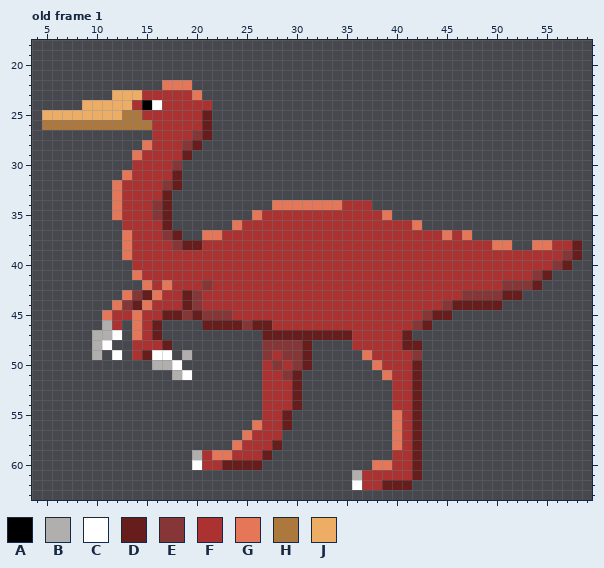
File history of a pixel-art file, Art/Raw Files/Quarksadonis-0052.aseprite. Above is the file before it was changed.
64x64 pixels, 1 frame. Shown: old frame 1: x 4..59, y 18..63. The commit also changed other frames, which this record leaves out.
Palette (. is transparent): A #000000  B #b1aeae  C #ffffff  D #681d1d  E #863636  F #ac3232  G #e57658  H #ad783d  J #eead64
Pixels before, old frame 1 (only the part around the change), first column x 4:
18 ........................................................
19 ........................................................
20 ........................................................
21 ........................................................
22 .............GGG........................................
23 ........JJJFFFFFG.......................................
24 .....JJJJJFACFFFFF......................................
25 .JJJJJJJJHHFFFFFFD......................................
26 .HHHHHHHHHHHFFFFFD......................................
27 ............FFFFED......................................
28 ...........GFFFED.......................................
29 ..........GFFFFD........................................
30 ..........FFFFE.........................................
31 .........GFFFFD.........................................
32 ........GFFFFED.........................................
33 ........GFFFFD..........................................
34 ........GFFFED..........GGGGGGGFFF......................
35 ........GFFFED........GFFFFFFFFFFFFG....................
36 .........FFFFD......GFFFFFFFFFFFFFFFFFG.................
37 .........GFFFED..GGFFFFFFFFFFFFFFFFFFFFFFGFG............
38 .........GFFFFEDDFFFFFFFFFFFFFFFFFFFFFFFFFFFFFGG..GGFFD.
39 .........GFFFFFFFFFFFFFFFFFFFFFFFFFFFFFFFFFFFFFFFFFFFED.
40 ..........FFFFFFFFFFFFFFFFFFFFFFFFFFFFFFFFFFFFFFFFFFED..
41 ..........GFFFFFFFFFFFFFFFFFFFFFFFFFFFFFFFFFFFFFFFED....
42 ...........GFGFFFEFFFFFFFFFFFFFFFFFFFFFFFFFFFFFEEED.....
43 .........GEDGFFDEFFFFFFFFFFFFFFFFFFFFFFFFFFEEEEDD.......
44 ........GEDGFFFDEFFFFFFFFFFFFFFFFFFFFFFFFEDDDDD.........
45 .......GFFGFFDDEDEEEFFFFFFFFFFFFFFFFFFFEDD..............
46 .......BF.GFD....DDDDEDDFFFFFFFFFFFFFFED................
47 ......BBC.GFD..........DDDDDDDDDFFFFFD..................
48 ......BC..FFFD.........EEEED....FFFFFDD.................
49 ......B.C.FDCC.B.......EFEED.....GFFFFE.................
50 ............BBC........FEFED......GFFFD.................
51 ..............BC.......FFED........GFFD.................
52 .......................FFFD.........FFD.................
53 .......................FFFD.........FFD.................
54 .......................FFFD.........FFD.................
55 .......................FFD..........GFD.................
56 ......................GFFD..........GFD.................
57 .....................GFFF...........GFD.................
58 ....................GFFFD...........GFD.................
59 ................BFGGFFFD............FFD.................
And afterwards:
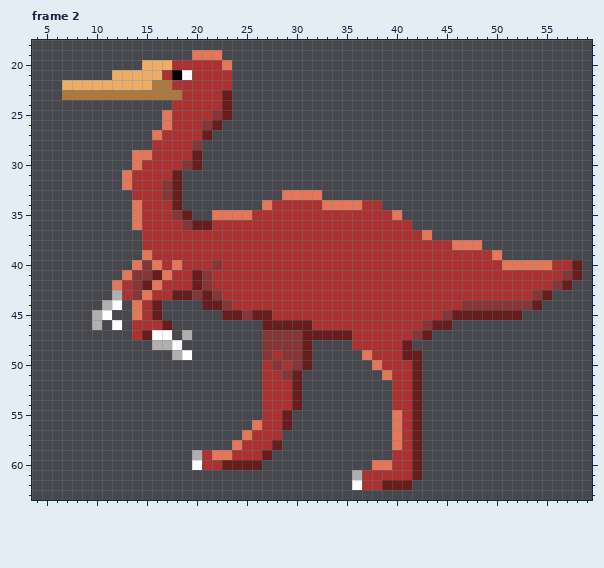
A new or re-ordered frame is compared with the old frame closest to it.
From old to new:
frames 1 -> 8
Changed rows in their new state; - is an unchanged pixel.
Frame 2 is new; against old frame 1:
first column x 5:
19 ---------------GGG------------------------------------
20 ----------JJJFFFFFG-----------------------------------
21 -------JJJJJFACFFFF-----------------------------------
22 --JJJJJJJJJHHFFFFFF-----------------------------------
23 --HHHHHHHHHHHH-FFFD-----------------------------------
24 ----.........----FD-----------------------------------
25 ............G---FED-----------------------------------
26 ............G---ED------------------------------------
27 -----------G---F--------------------------------------
28 ----------.---FE--------------------------------------
29 ----------G---FD--------------------------------------
30 ---------G---FED--------------------------------------
32 -------.G---------------------------------------------
33 -------..---ED----------GGGG--------------------------
34 -------..G-FFD--------GFFFFF--GG-F--------------------
35 -------..G-FFED--GGGGF------------FG------------------
36 --------.G--FFEDDFFF-----------------.----------------
37 --------..--FFFFFF--------------------G....-----------
38 --------..---FFF-------------------------GGG...--.....
39 --------..G----------------------------------G........
40 ---------GEG-G---E----------------------------GGGGGFFD
41 --------GEEDG--DE--------------------------------FFFED
42 -------GFEDGF--D------------------------------FFFFFED-
43 -------BF-GF-D--DE------------------------FFFFFFFED---
44 ------BC.GFD....DDE---------------------FFEEEEEEED----
45 -----BC..--D......DDEDD---------------FFEDDDDDDD------
46 -----B.C-F-FD---......-DDDD----------FEDD-------------
47 -----...-FDCC-B-------EEEE----------FED---------------
48 -----..--..BBC-----------------------.----------------
49 -----.-.-....BC---------------------DD----------------
50 -----------...----------------------------------------
51 -------------..---------------------------------------
Boxes around the changes in both pictures, in picture pixels (x1, y1, x2, y2):
changed: (42, 50, 582, 380)
